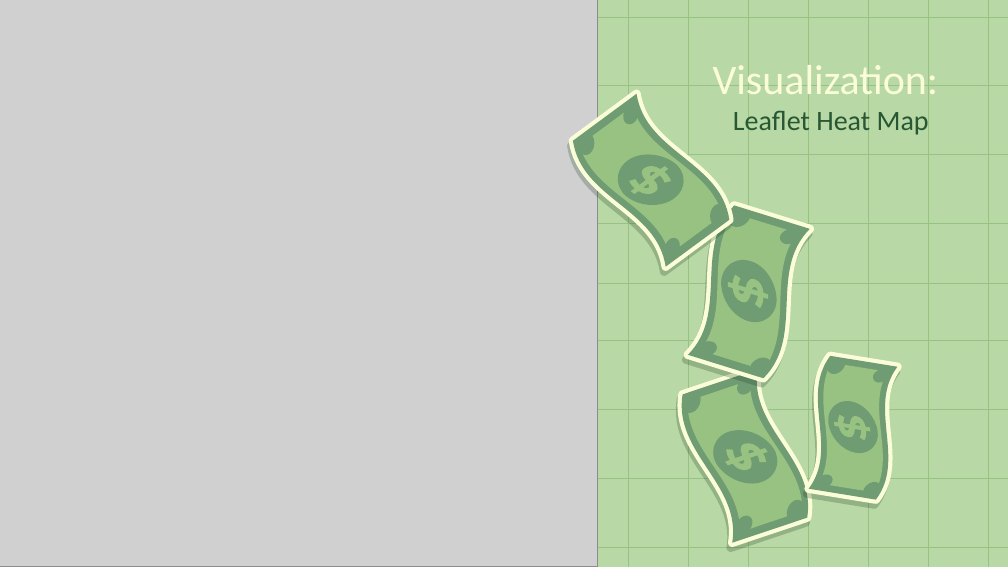
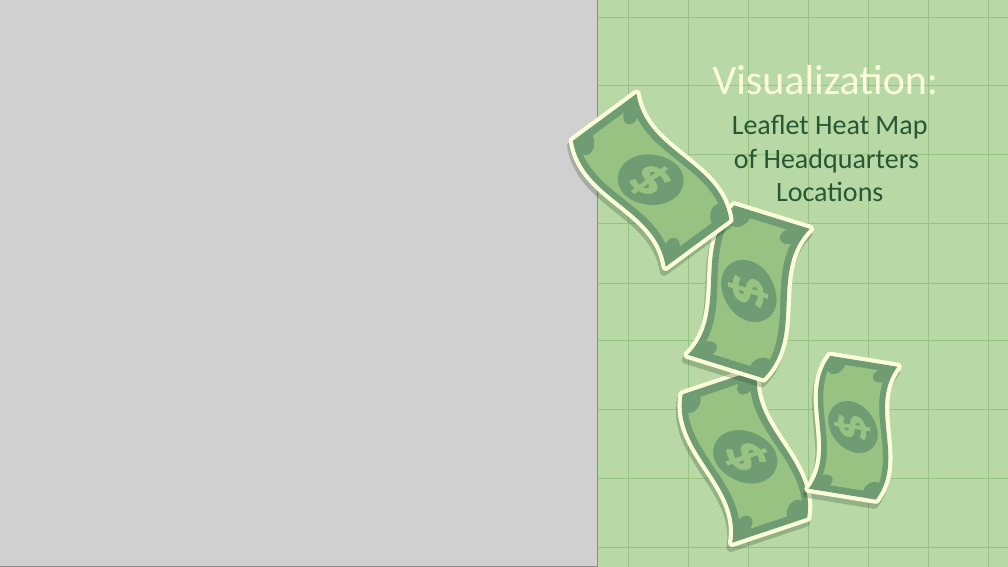
Before and after one commit to mlech413/Largest-Companies-By-Revenue, a slide deck: slide 9 of presentation/Largest US Companies.pptx. Drawn at 1008x567 pixels with LibreOffice and Linux fonts; fonts in the diff are those of the drawing; grey boxes stand for pictures. Boxes give left, top, right and bottom in pixels: in the first picture for what was removed or moved away, otherwise in the second. Text is boxed around its words. In the diff, an @@ line names an element or a change of style, - is before the commit and + after.

```diff
--- a/presentation/Largest US Companies.pptx
+++ b/presentation/Largest US Companies.pptx
@@ title at box(732, 114, 927, 202): text changed @@
-Leaflet Heat Map
+Leaflet Heat Map
+of Headquarters
+Locations
```
Also in this commit, not shown: 2 other slides changed, 2 other files.
